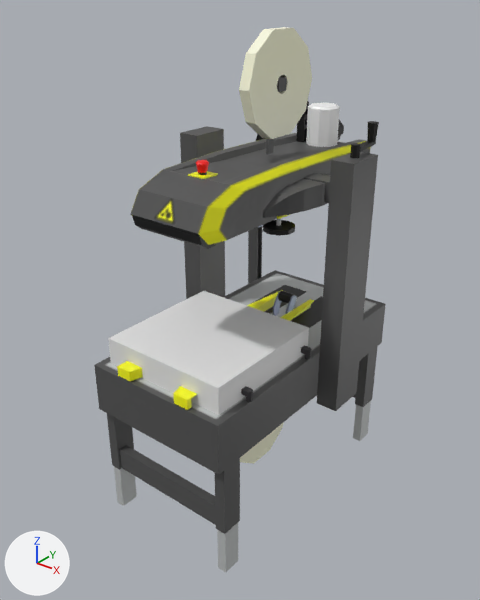
One commit to the Blender file Blend Files/sk20.blend: the scene before it, then after it.
Rendered twice from a camera (50 mm lens) standing at (1.37, -1.789, 1.875) and looking at (-0.018, -0.054, 0.8). Lighting does not change. The marker at lower left points along +X, +Y and +Z.

The older version as bpy lines, for what is in view:
```python
me_cube_001 = bpy.data.meshes.new('Cube.001')
me_cube_001.from_pydata(...)  # 45 vertices, 40 faces, 1 loose edge; spans x -0.335..0.285, y -0.55..0.53, z -0.126..0.358
# faces by material slot: [37, 3]
me_cube_001.materials.append(mat_table)
me_cube_001.materials.append(mat_conv_belt_001)
me_cube_006 = bpy.data.meshes.new('Cube.006')
me_cube_006.from_pydata(...)  # 236 vertices, 180 faces; spans x -0.559..0.011, y -0.17..0.676, z -0.012..0.038
me_cube_006.materials.append(mat_table)
me_cube_017 = bpy.data.meshes.new('Cube.017')
me_cube_017.from_pydata(...)  # a box spanning x -1.0..1.0, y -1.0..1.0, z -1.0..1.0
ob_box_guides_arm_left_002 = bpy.data.objects.new('Box Guides Arm Left.002', me_cube_006)
ob_box_guides_arm_left_002.location = (0.274, -0.37, 0.667)
ob_cube_003 = bpy.data.objects.new('Cube.003', me_cube_017)
ob_cube_003.location = (0.0, -0.245, 0.699)
ob_cube_003.scale = (0.25, 0.25, 0.05)
ob_table = bpy.data.objects.new('Table', me_cube_001)
ob_table.location = (0.0, 0.01, 0.588)
# also in view: 'Tape Head ' at (-0.02, 0.04, 1.318); 'Side Column' at (0.0, 0.105, 0.891); 'Extandble table legs' at (0.0, 0.0, 0.094); 'Tape Head .004' at (0.0, -0.39, 1.198); 'Table Legs ' at (0.0, 0.0, 0.324)
```
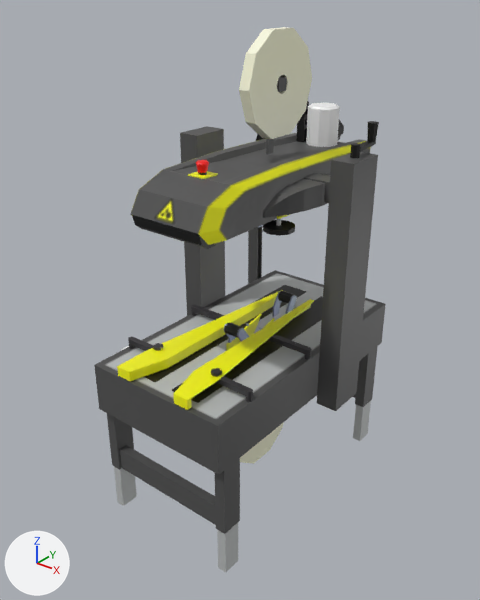
Pixel boxes (x1, y1, x2, y2) of what changed, in the pictures (480 x 600 px; the box of a moved part takes in the faces that stretch with it):
'Cube.003', deleted
    before: (108, 291, 309, 415)
part 1 of me_cube_006, moved or reshaped (not visible before)
    after: (191, 305, 225, 320)
part 2 of me_cube_006, moved or reshaped
    before: (301, 345, 310, 355)
    after: (268, 334, 310, 355)

What the commit changed:
me_cube_006 is used by ob_box_guides_arm_left_002; location (0.274, -0.37, 0.667).
me_cube_006 had 236 vertices, 180 faces and spanned x -0.559..0.011, y -0.17..0.676, z -0.012..0.038.
me_cube_006 now has 228 vertices, 176 faces and spans x -0.559..0.011, y -0.17..0.676, z -0.012..0.038.
Part 1, on me_cube_006:
4 vertices are removed from x -0.355..-0.349, y 0.328..0.351, z 0.021.
7 faces are deleted.
6 new faces join them.
Part 2, on me_cube_006:
4 vertices are removed from x -0.199..-0.193, y 0.328..0.351, z 0.021.
7 faces are deleted.
6 new faces join them.
Object 'Cube.003' (ob_cube_003) is deleted.
